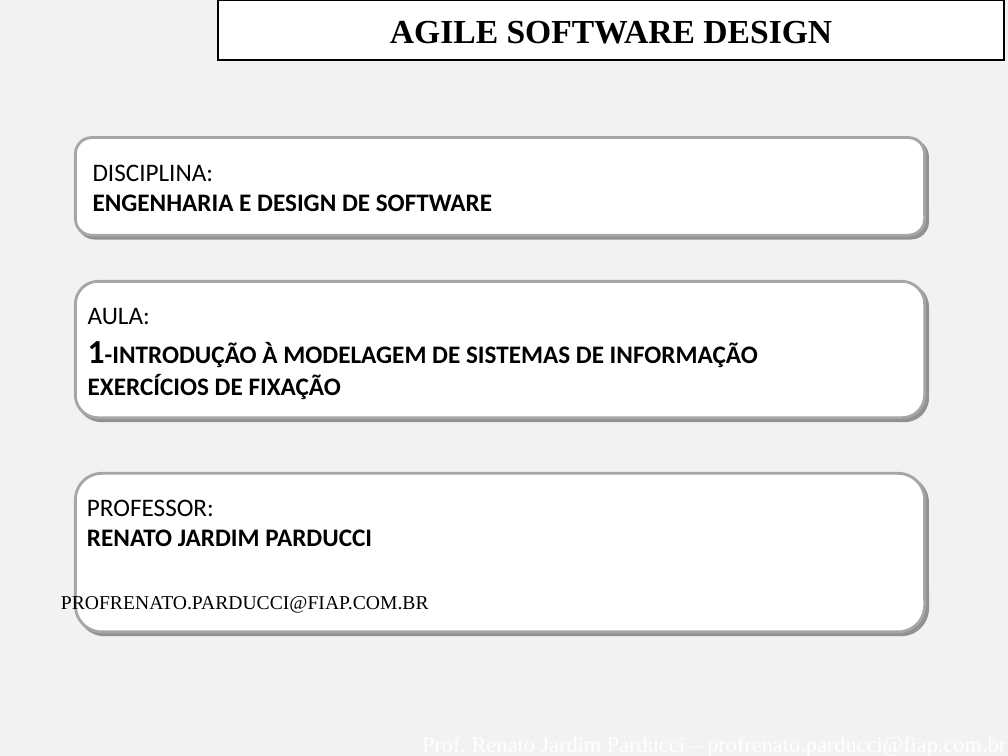
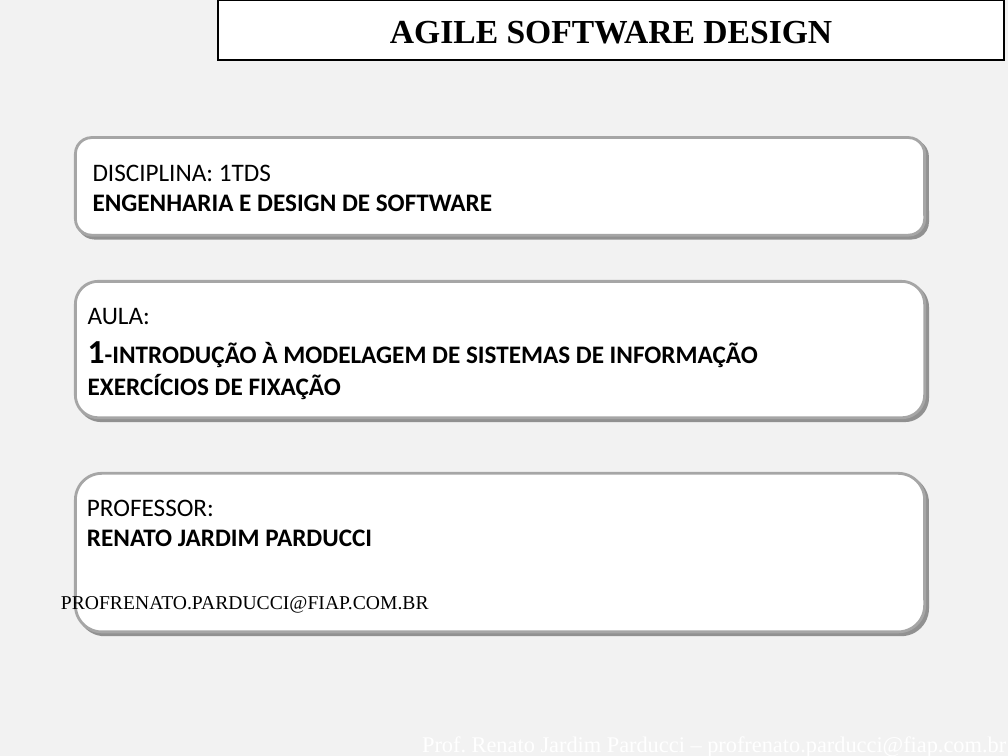
Before and after one commit to LauraLuz/SI-ESTACIONAMENTO, a slide deck: slide 2 of Documentacao-Eng/FIAP--AgleModeling-Aula-1-INTRODUCAO-ENGSW-EXERCICIOS.ppt. Drawn at 1008x756 pixels with LibreOffice and Linux fonts; fonts in the diff are those of the drawing; background and template pictures are left out. Boxes give left, top, right and bottom in pixels: in the first picture for what was removed or moved away, otherwise in the second. Text is boxed around its words. In the diff, an @@ line names an element or a change of style, - is before the commit and + after.

Commit message:
Alteração do segundo slide
Colocação de comentário sobre a turma

```diff
--- a/Documentacao-Eng/FIAP--AgleModeling-Aula-1-INTRODUCAO-ENGSW-EXERCICIOS.ppt
+++ b/Documentacao-Eng/FIAP--AgleModeling-Aula-1-INTRODUCAO-ENGSW-EXERCICIOS.ppt
@@ text at (93,164,271,181): text changed @@
-DISCIPLINA:
+DISCIPLINA: 1TDS
```
